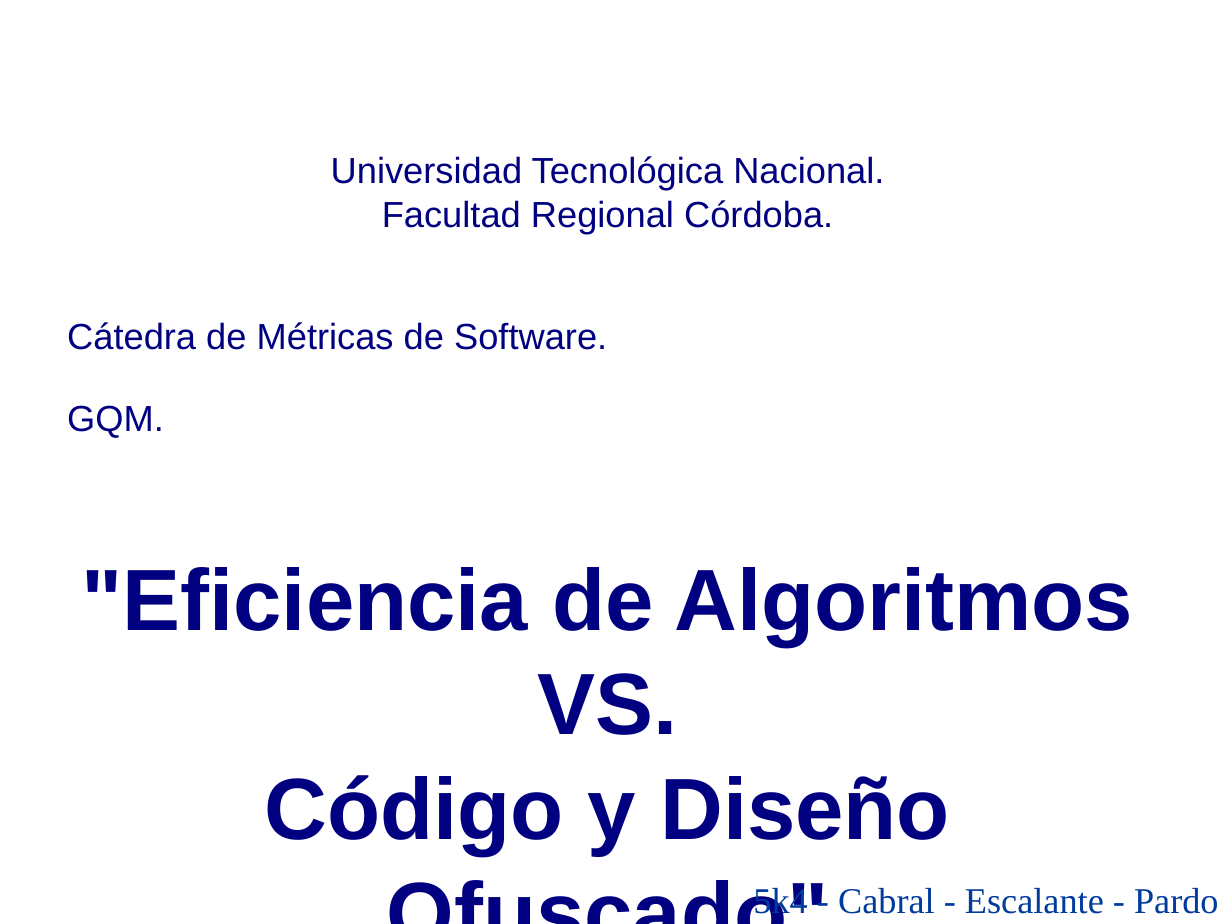
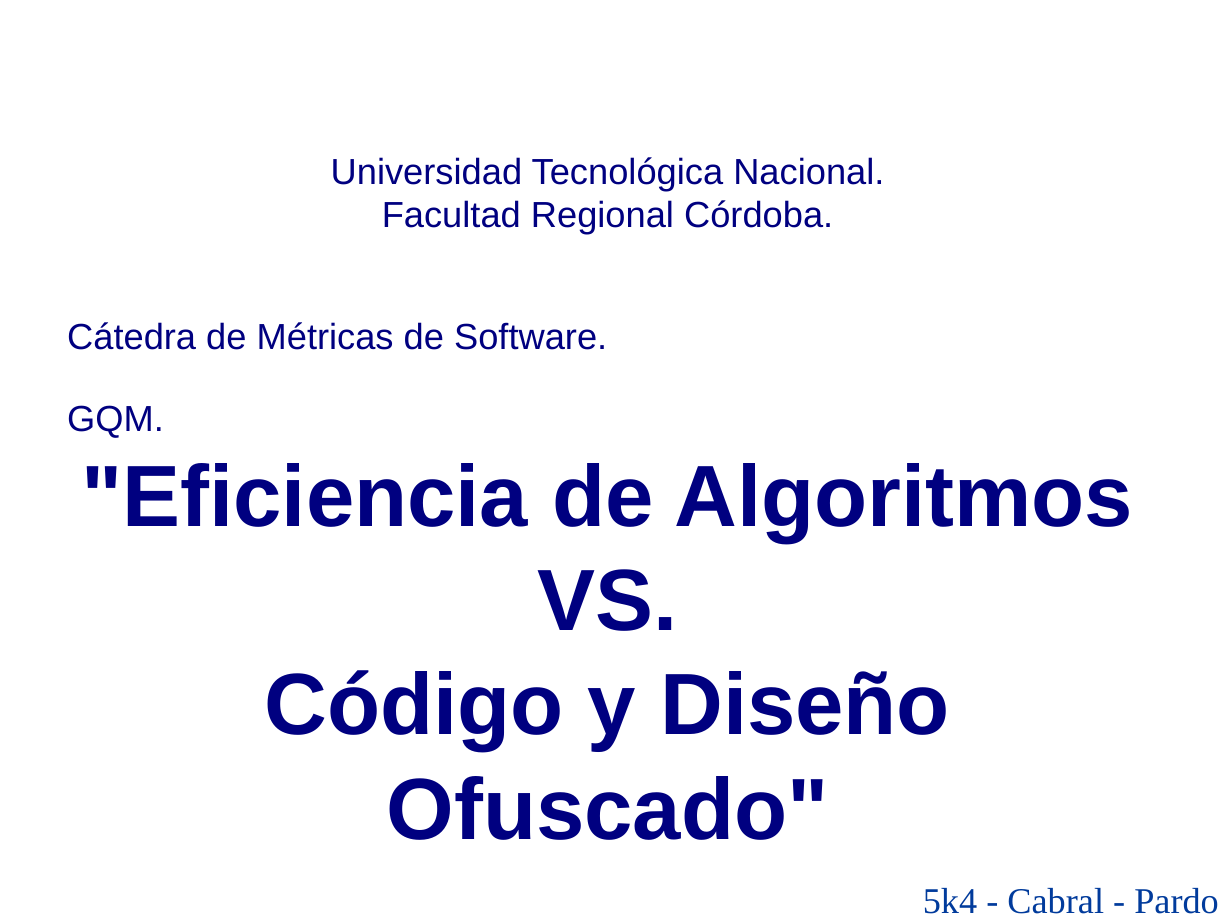
Before and after one commit to leliel12/jbc-utn, a slide deck: slide 1 of 5to/metricas/01_gqm/presentation.odp. Drawn at 1232x924 pixels with LibreOffice and Linux fonts; fonts in the diff are those of the drawing; background and template pictures are left out. Boxes give left, top, right and bottom in pixels: in the first picture for what was removed or moved away, otherwise in the second. Text is boxed around its words. In the diff, an @@ line names an element or a change of style, - is before the commit and + after.

```diff
--- a/5to/metricas/01_gqm/presentation.odp
+++ b/5to/metricas/01_gqm/presentation.odp
@@ text "Universidad Tecnológica Nacional." rewrapped from box(67, 156, 1133, 854) to box(67, 157, 1133, 840) @@
@@ text at box(923, 888, 1219, 914): text changed @@
-5k4 - Cabral - Escalante - Pardo
+5k4 - Cabral - Pardo
```
Also in this commit, not shown: 4 other slides changed, 2 other files.
